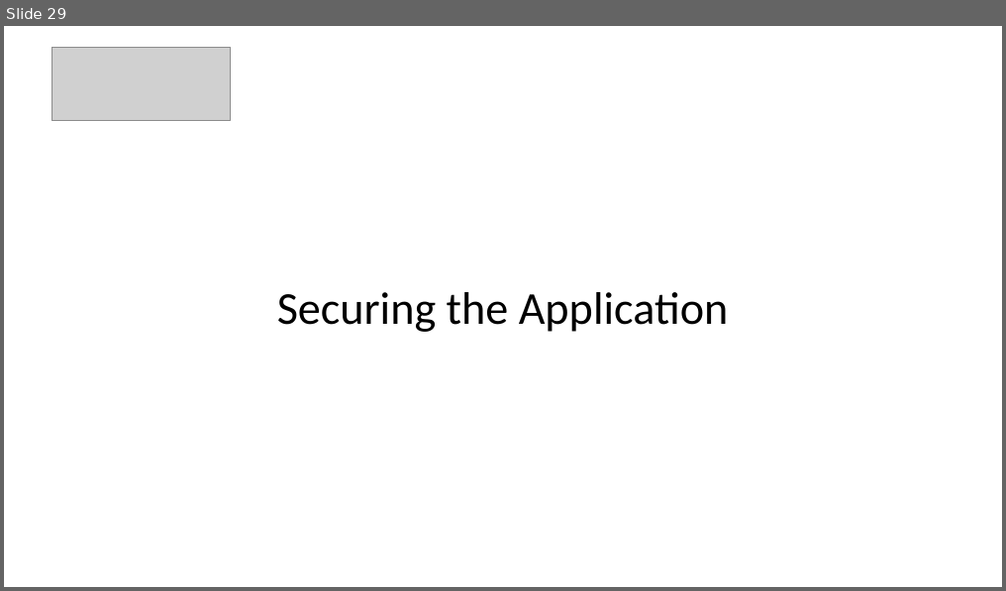
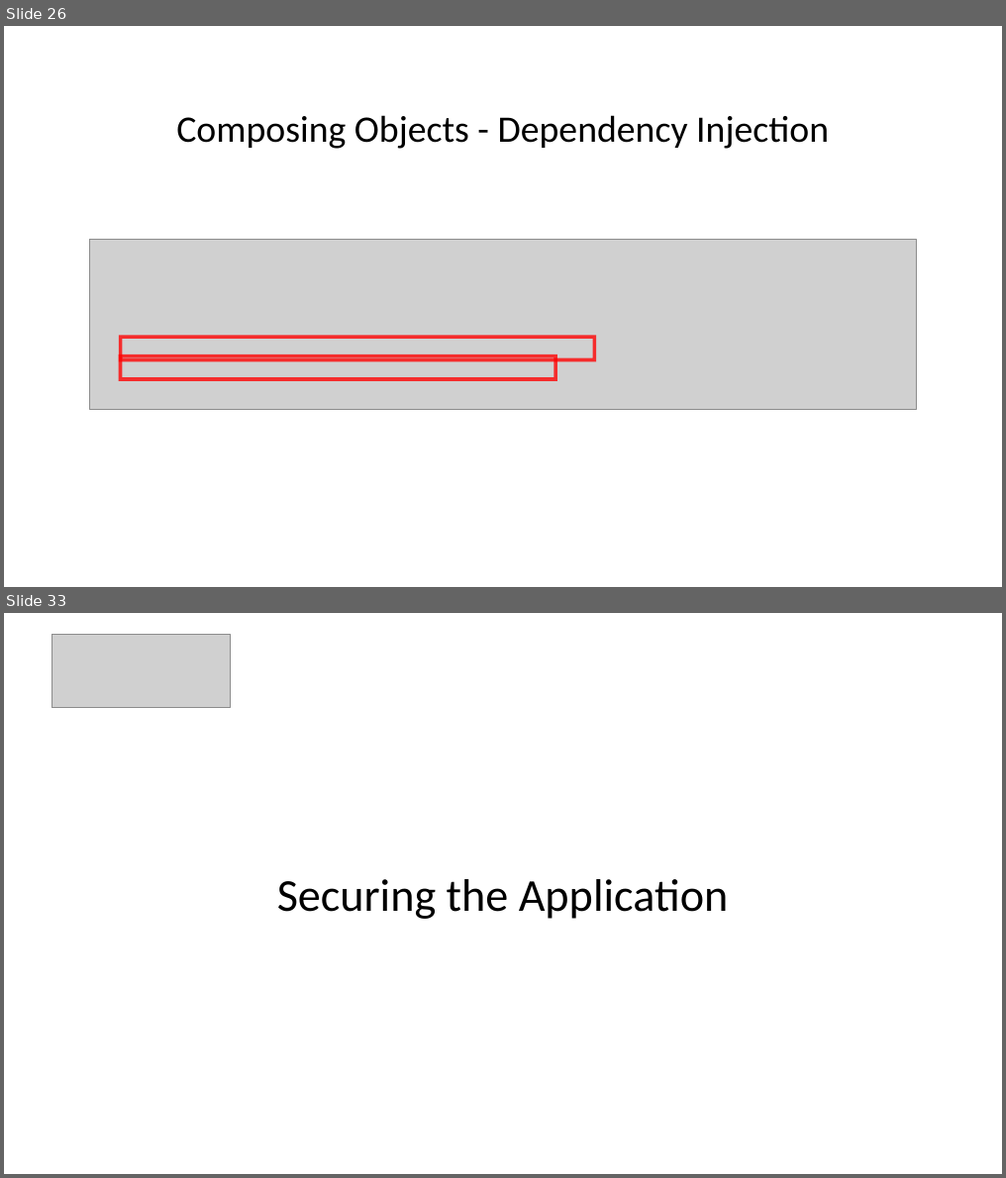
Before and after one commit to DHI/DomainServicesCourse, a slide deck: Presentations/DS-course-2-backend-basics.pptx. Shown one above the other, each under a label of ours: slide 29 before the commit, slides 26 and 33 after it; the slides between them are not shown. The pictures are 1006x591 and 1006x1178 pixels, drawn with LibreOffice and Linux fonts; fonts in the diff are those of the drawing; grey boxes stand for pictures. Boxes give left, top, right and bottom in pixels: in the first picture for what was removed or moved away, otherwise in the second. Text is boxed around its words. In the diff, an @@ line names an element or a change of style, - is before the commit and + after.

```diff
--- a/Presentations/DS-course-2-backend-basics.pptx
+++ b/Presentations/DS-course-2-backend-basics.pptx
@@ slide 26 added at (x1=4, y1=26, x2=1002, y2=587), background #FFFFFF @@
@@ text added at (x1=176, y1=115, x2=829, y2=149), 36 pt, text #000000 @@
+Composing Objects - Dependency Injection
@@ picture added at (x1=90, y1=240, x2=917, y2=409) @@
@@ rectangle added at (x1=121, y1=338, x2=595, y2=361), outline #FF0000 3.5 pt @@
@@ rectangle added at (x1=121, y1=356, x2=555, y2=379), outline #FF0000 3.5 pt @@
@@ what was slide 29 is now slide 33 @@
```
Also in this commit, not shown: 26 slides changed, 12 other slides added, 4 slides removed, 1 other file.
